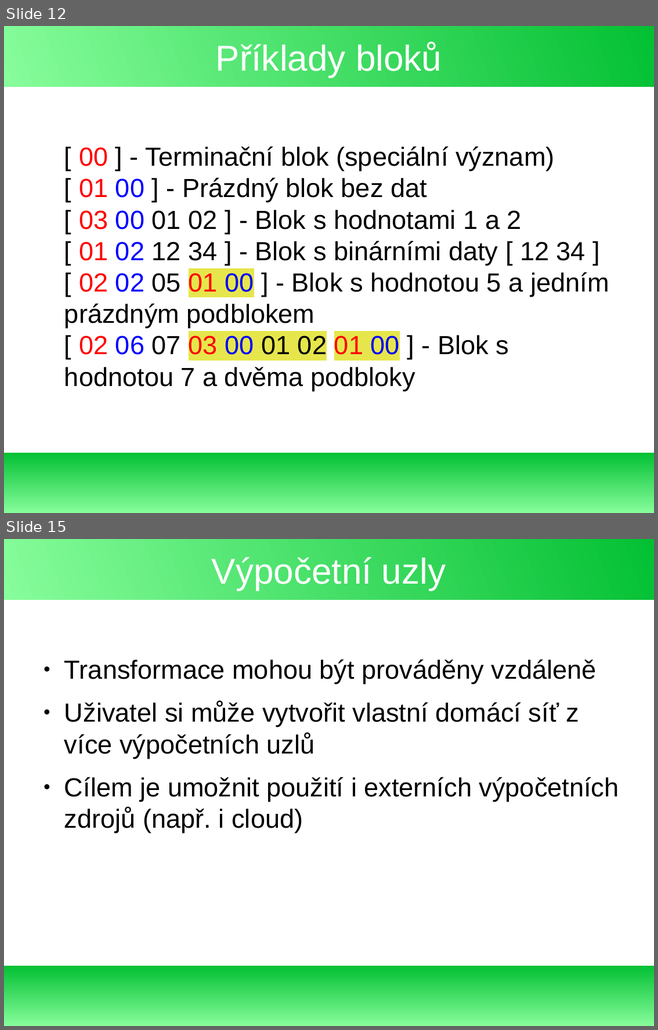
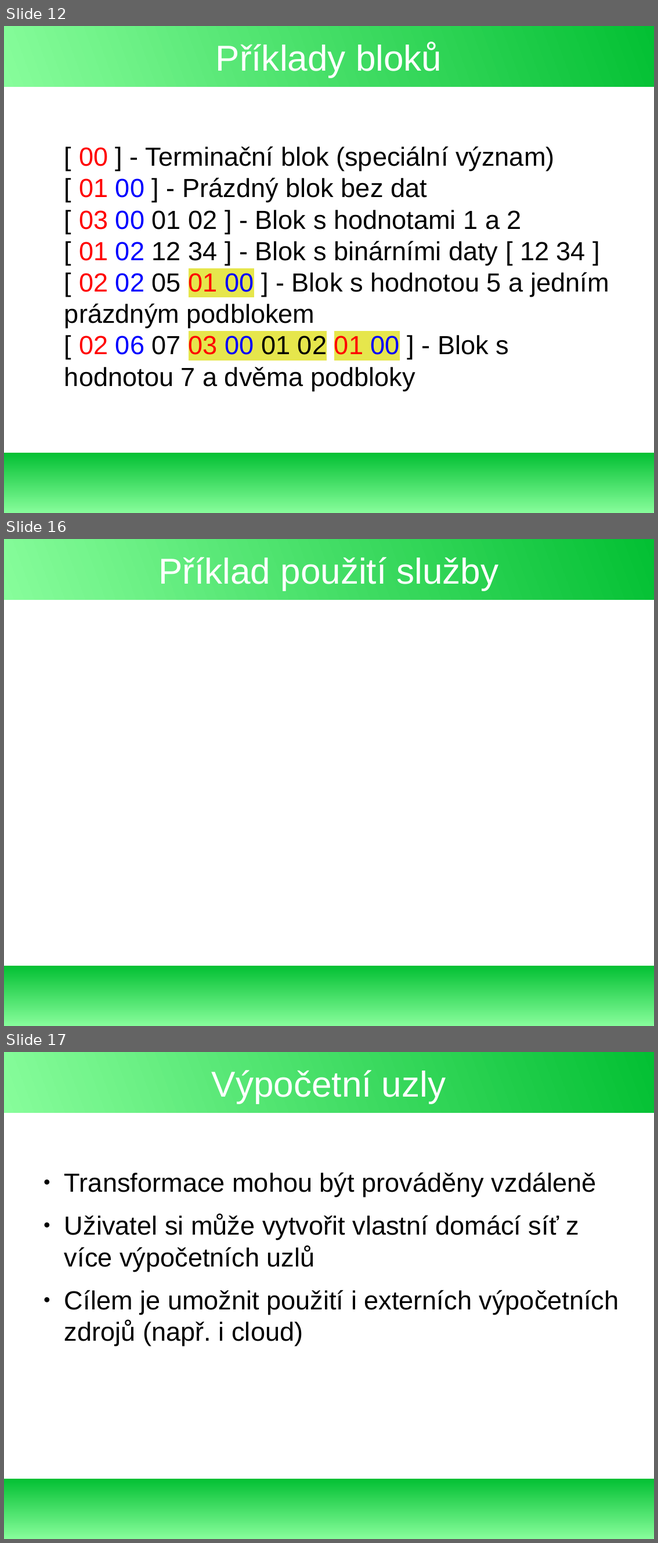
Before and after one commit to exbin/xbup-doc, a slide deck: presentation/binary_concept_cs_CZ.odp. Shown one above the other, each under a label of ours: slides 12 and 15 before the commit, slides 12, 16 and 17 after it; the slides between them are not shown. The pictures are 658x1030 and 658x1543 pixels, drawn with LibreOffice and Linux fonts; fonts in the diff are those of the drawing. Boxes give left, top, right and bottom in pixels: in the first picture for what was removed or moved away, otherwise in the second. Text is boxed around its words. In the diff, an @@ line names an element or a change of style, - is before the commit and + after.

```diff
--- a/presentation/binary_concept_cs_CZ.odp
+++ b/presentation/binary_concept_cs_CZ.odp
@@ slide 16 added at [4,539,654,1026], background #FFFFFF; not listed: 2 template elements that a slide beside it also shows @@
@@ title added at [158,557,499,590], 44 pt, text #FFFFFF @@
+Příklad použití služby
@@ what was slide 15 is now slide 17 @@
```
Also in this commit, not shown: 8 slides changed, 1 other slide added.
